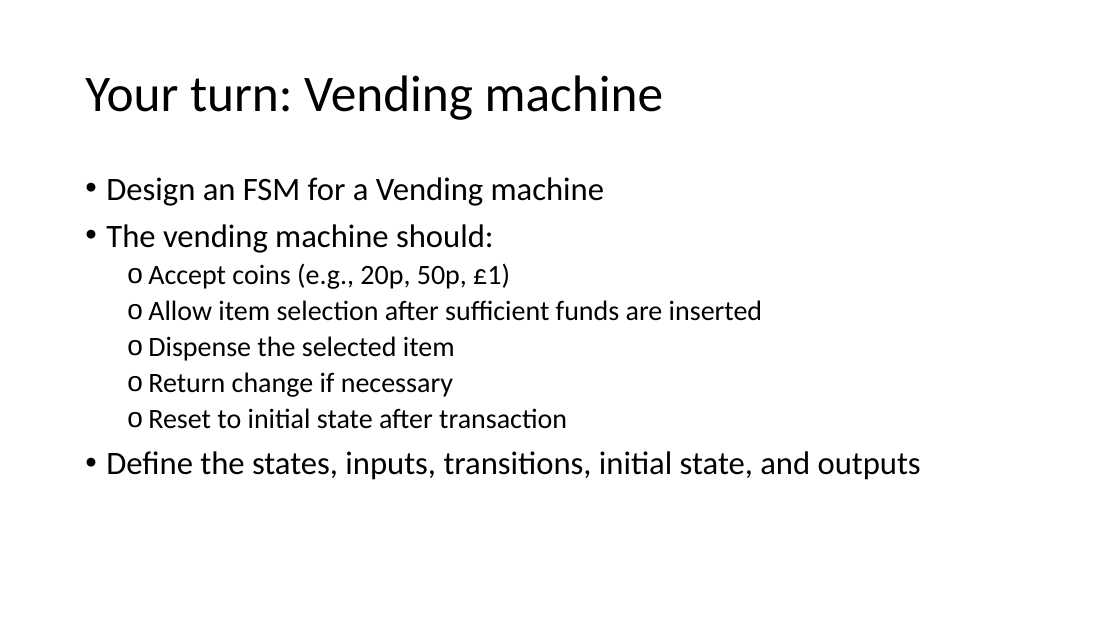
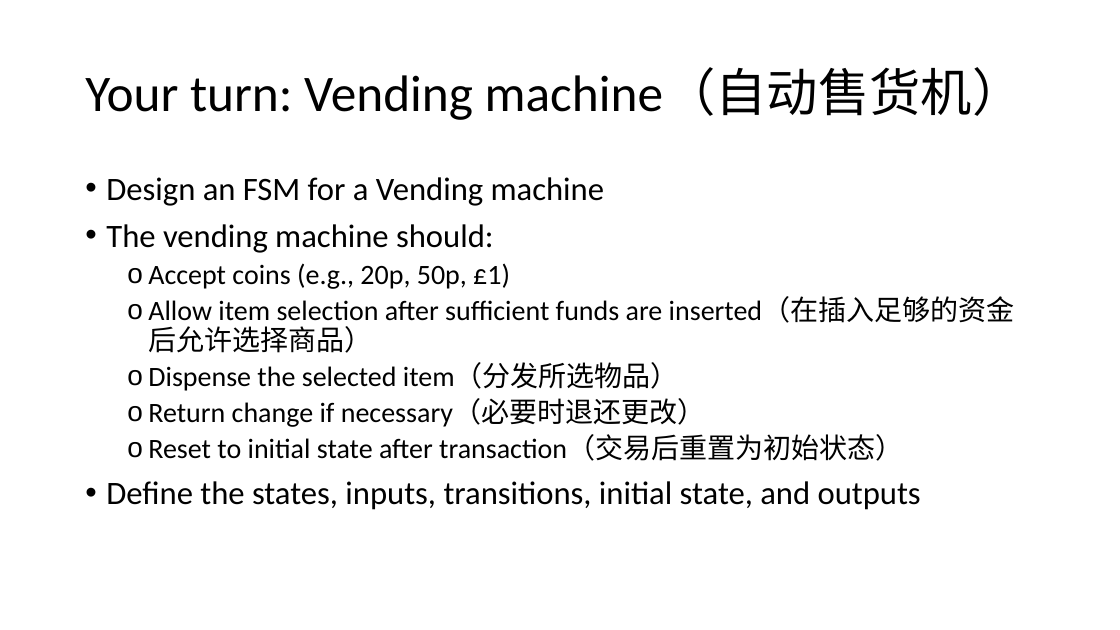
Before and after one commit to vcboy1/Leeds, a slide deck: slide 9 of 26fall/1860/Lecture/Week1.8/Lec 1.8.1 Designing Sequential logic circuits.pptx. Drawn at 1120x630 pixels with LibreOffice and Linux fonts; fonts in the diff are those of the drawing. Boxes give left, top, right and bottom in pixels: in the first picture for what was removed or moved away, otherwise in the second. Text is boxed around its words. In the diff, an @@ line names an element or a change of style, - is before the commit and + after.

```diff
--- a/26fall/1860/Lecture/Week1.8/Lec 1.8.1 Designing Sequential logic circuits.pptx
+++ b/26fall/1860/Lecture/Week1.8/Lec 1.8.1 Designing Sequential logic circuits.pptx
@@ title at [85, 68, 1024, 120]: text changed @@
-Your turn: Vending machine
+Your turn: Vending machine（自动售货机）
@@ text at [148, 297, 1015, 461]: text changed @@
-  o Allow item selection after sufficient funds are inserted
-  o Dispense the selected item
-  o Return change if necessary
-  o Reset to initial state after transaction
+  o Allow item selection after sufficient funds are inserted（在插入足够的资金后允许选择商品）
+  o Dispense the selected item（分发所选物品）
+  o Return change if necessary（必要时退还更改）
+  o Reset to initial state after transaction（交易后重置为初始状态）
```
Also in this commit, not shown: 12 other slides changed, 4 slides added, 3 slides removed, 16 other files.
